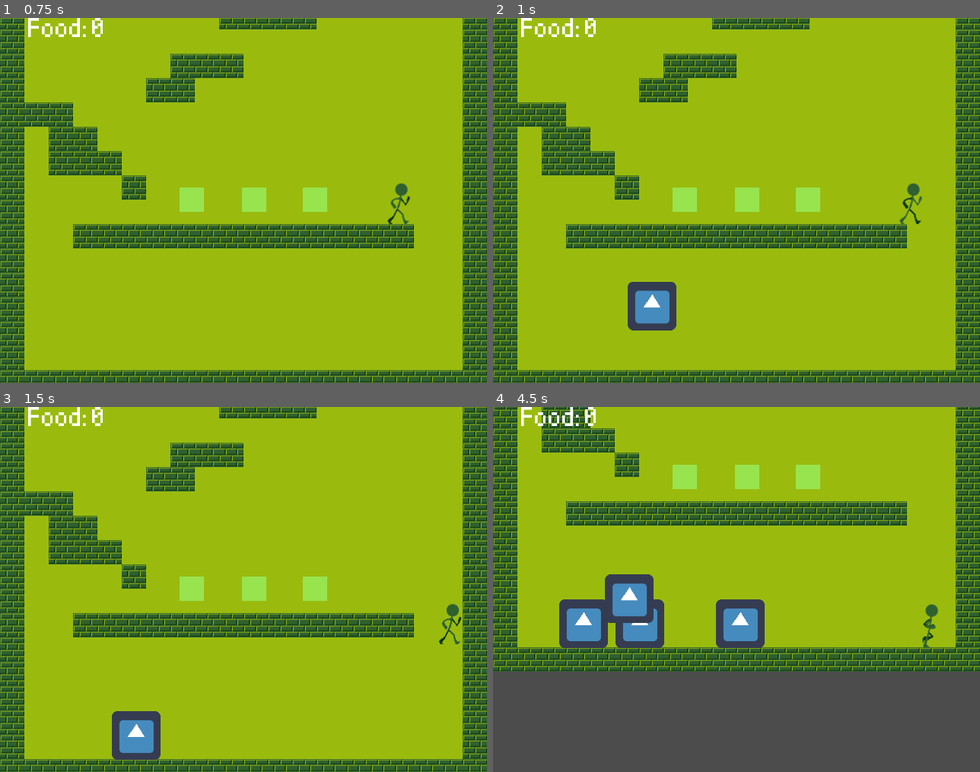
Above: before the commit, frames 1-4 (two rows, left to right).
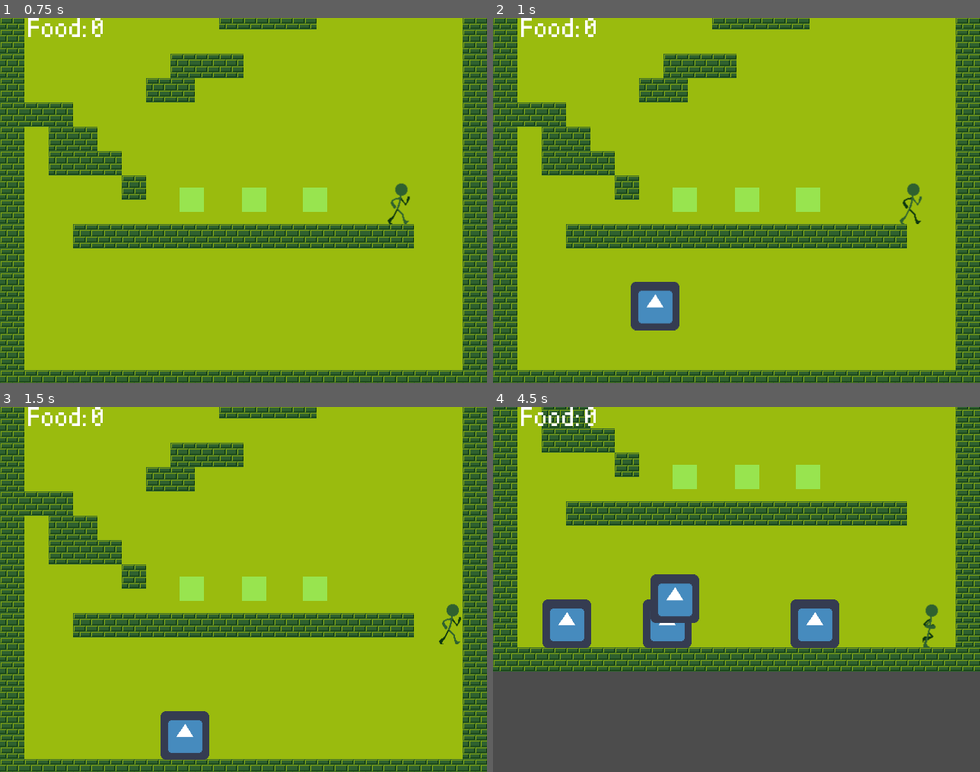
Above: after the commit, the same moments.

Repository: sbieser/LD41
Game: Godot game, scene res://Main.tscn
Same seed, same stepped clock (60 frames per second), same inputs: the game is played once before the commit and once after it. The engine's default icon, where the game draws it, is replaced by a stand-in: a white triangle on a blue panel in a dark square.
Inputs:
- Up to frame 1 (0.75 s): hold Right (ui_right) from 0.53 s (still down)
- Up to frame 2 (1 s): keep holding Right (ui_right)
- Up to frame 3 (1.5 s): keep holding Right (ui_right)
- Up to frame 4 (4.5 s): release Right (ui_right) at 2.03 s; hold Left (ui_left) 2.03-2.78 s; hold Right (ui_right) 2.78-4.28 s; hold Left (ui_left) from 4.28 s (still down)

Frame 1 is identical in both runs. In frame 2, 0.3% of the frame differs, in the area x 27-39%, y 72-86%; in frame 3, 2.6%; in frame 4, 7.2%, in the area x 10-72%, y 45-67%.

Commit message:
Random direction on drop and fly animations

Diff:
--- a/Enemy_Fly.gd
+++ b/Enemy_Fly.gd
@@ -18,7 +18,12 @@
 func _ready():
 	# Called every time the node is added to the scene.
 	# Initialization here
-	print(self.position)
+	randomize()
+	if (randi()%11 + 1) > 4 :
+		direction = "right"
+	else:
+		direction = "left"
+
 	move_fly()
 
 func _process(delta):
--- a/Enemy_Fly.tscn
+++ b/Enemy_Fly.tscn
@@ -1,20 +1,21 @@
-[gd_scene load_steps=6 format=2]
+[gd_scene load_steps=7 format=2]
 
 [ext_resource path="res://Enemy_Fly.gd" type="Script" id=1]
-[ext_resource path="res://icon.png" type="Texture" id=2]
+[ext_resource path="res://textures/player_anims/fly1.png" type="Texture" id=2]
+[ext_resource path="res://textures/player_anims/fly2.png" type="Texture" id=3]
 
 [sub_resource type="RectangleShape2D" id=2]
 
 custom_solver_bias = 0.0
-extents = Vector2( 0.999992, 10 )
+extents = Vector2( 0.999992, 9.6346 )
 
 [sub_resource type="SpriteFrames" id=1]
 
 animations = [ {
-"frames": [ ExtResource( 2 ) ],
+"frames": [ ExtResource( 2 ), ExtResource( 3 ) ],
 "loop": true,
 "name": "move1",
-"speed": 5.0
+"speed": 30.0
 } ]
 
 [sub_resource type="RectangleShape2D" id=3]
@@ -26,20 +27,19 @@
 "enemy",
 ]]
 
+position = Vector2( -1.92769, -17.3492 )
 input_pickable = true
 collision_layer = 1
 collision_mask = 1
 collision/safe_margin = 0.08
 script = ExtResource( 1 )
 _sections_unfolded = [ "Collision", "Transform" ]
-__meta__ = {
-"_edit_group_": true
-}
 SPEED = 3
 
 [node name="LeftSide" type="Area2D" parent="." index="0"]
 
-editor/display_folded = true
+position = Vector2( -5.94397, 15.0359 )
+scale = Vector2( 0.440762, 0.26104 )
 input_pickable = false
 gravity_vec = Vector2( 0, 1 )
 gravity = 98.0
@@ -50,13 +50,15 @@
 
 [node name="LeftSide" type="CollisionShape2D" parent="LeftSide" index="0"]
 
-position = Vector2( -31.1414, 0.549527 )
-scale = Vector2( 0.738946, 3.13372 )
+position = Vector2( -6.31953, 3.1953 )
+scale = Vector2( 2.14489, 3.33188 )
 shape = SubResource( 2 )
 
 [node name="RightSide" type="Area2D" parent="." index="1"]
 
 editor/display_folded = true
+position = Vector2( -6.68277, 15.807 )
+scale = Vector2( 0.660633, 0.257024 )
 input_pickable = true
 gravity_vec = Vector2( 0, 1 )
 gravity = 98.0
@@ -67,19 +69,22 @@
 
 [node name="RightSide2" type="CollisionShape2D" parent="RightSide" index="0"]
 
-position = Vector2( 31.0585, 0.292503 )
-scale = Vector2( 0.738946, 3.13372 )
+position = Vector2( 29.6876, -1.26256 )
+scale = Vector2( 0.883447, 3.34499 )
 shape = SubResource( 2 )
 
 [node name="AnimatedSprite" type="AnimatedSprite" parent="." index="2"]
 
+position = Vector2( 2.05623, 15.6785 )
 frames = SubResource( 1 )
 animation = "move1"
+frame = 1
+playing = true
 
 [node name="HitBox2" type="CollisionShape2D" parent="." index="3"]
 
-position = Vector2( -0.0414286, 0.035477 )
-scale = Vector2( 3.10901, 3.18315 )
+position = Vector2( 2.12032, 15.6785 )
+scale = Vector2( 1.07753, 0.840272 )
 shape = SubResource( 3 )
 _sections_unfolded = [ "Transform" ]
 
--- a/Enemy_Grub.gd
+++ b/Enemy_Grub.gd
@@ -18,6 +18,12 @@
 func _ready():
 	# Called every time the node is added to the scene.
 	# Initialization here
+	randomize()
+	if (randi()%11 + 1) > 4 :
+		direction = "right"
+	else:
+		direction = "left"
+
 	move_directions()
 
 func _process(delta):
